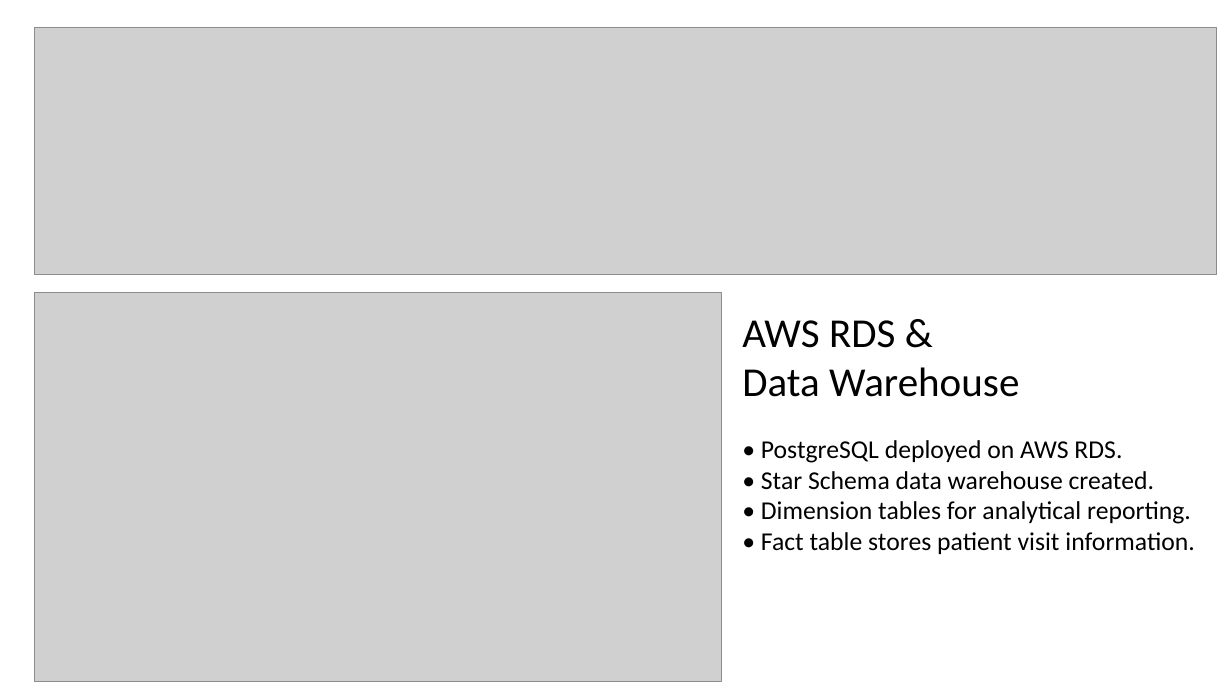
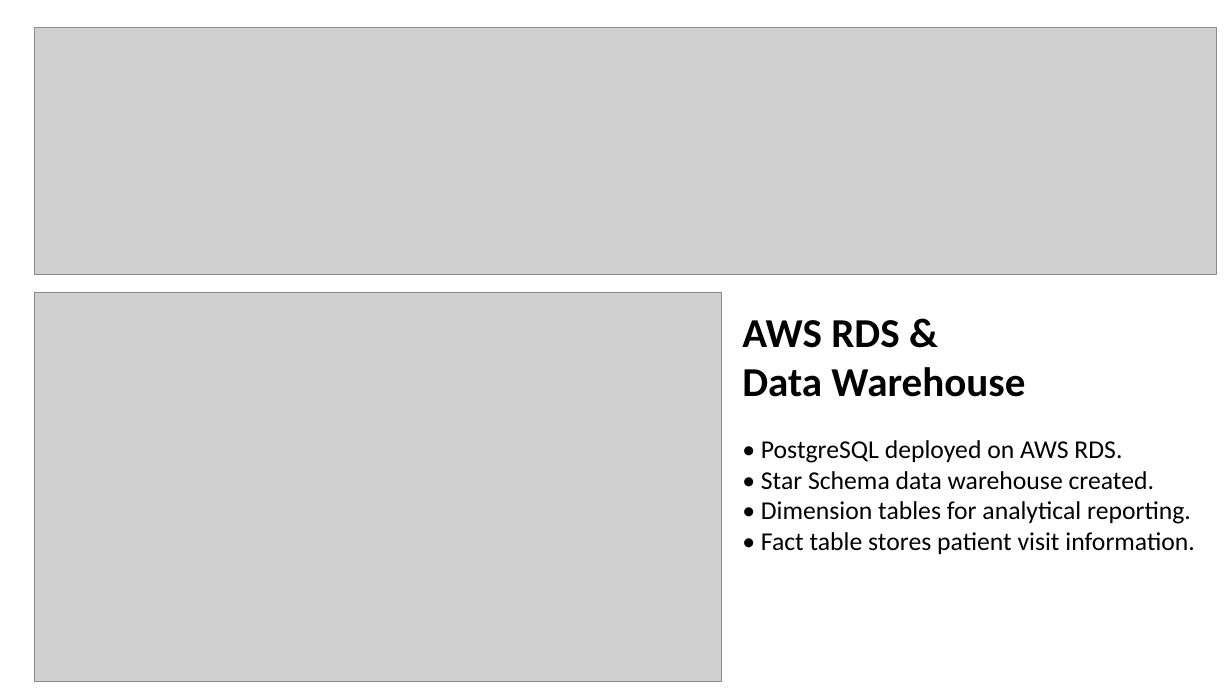
Before and after one commit to arpit-systems/healthcare-analytics-pipeline, a slide deck: slide 9 of PGDDE_Capstone_Healthcare_Analytics_Pipeline_IITJ.pptx (slide 7 before the commit). Drawn at 1232x693 pixels with LibreOffice and Linux fonts; fonts in the diff are those of the drawing; grey boxes stand for pictures. Boxes give left, top, right and bottom in pixels: in the first picture for what was removed or moved away, otherwise in the second. Text is boxed around its words. In the diff, an @@ line names an element or a change of style, - is before the commit and + after.

```diff
--- a/PGDDE_Capstone_Healthcare_Analytics_Pipeline_IITJ.pptx
+++ b/PGDDE_Capstone_Healthcare_Analytics_Pipeline_IITJ.pptx
@@ text at box(742, 320, 1025, 397): bold on in "AWS RDS &", "Data Warehouse" @@
```
Also in this commit, not shown: 8 other slides changed, 3 slides added, 3 other files.
